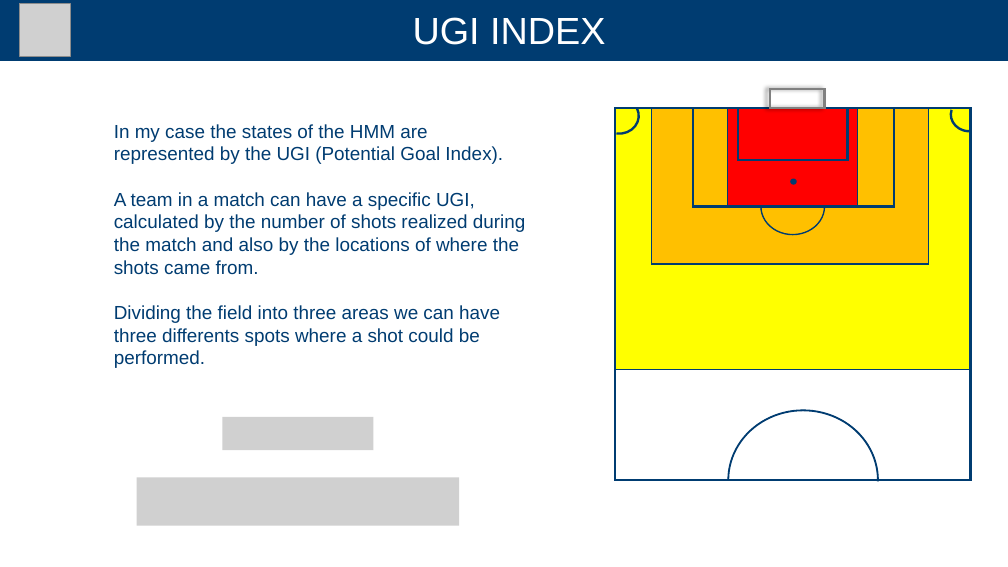
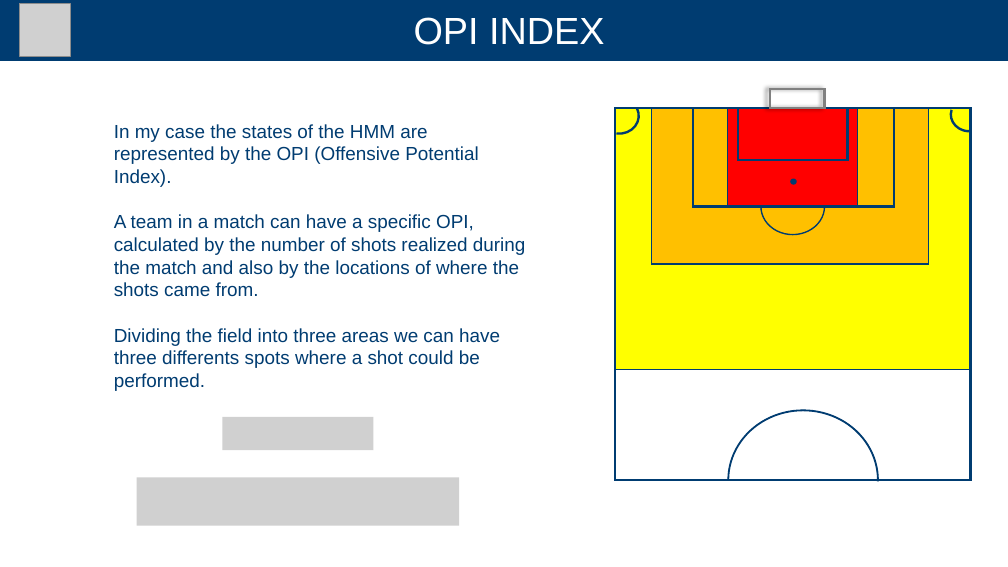
Before and after one commit to andreaTufo/FootballBettingDetectionSystem, a slide deck: slide 6 of presentation/presentation.pptx. Drawn at 1008x567 pixels with LibreOffice and Linux fonts; fonts in the diff are those of the drawing; grey boxes stand for pictures. Boxes give left, top, right and bottom in pixels: in the first picture for what was removed or moved away, otherwise in the second. Text is boxed around its words. In the diff, an @@ line names an element or a change of style, - is before the commit and + after.

```diff
--- a/presentation/presentation.pptx
+++ b/presentation/presentation.pptx
@@ title at <box>414,17,604,45</box>: text changed @@
-UGI INDEX
+OPI INDEX
@@ text at <box>114,124,526,297</box>: text changed @@
-In my case the states of the HMM are represented by the UGI (Potential Goal Index).
-A team in a match can have a specific UGI, calculated by the number of shots realized during the match and also by the locations of where the shots came from.
+In my case the states of the HMM are represented by the OPI (Offensive Potential Index).
+A team in a match can have a specific OPI, calculated by the number of shots realized during the match and also by the locations of where the shots came from.
```
Also in this commit, not shown: 6 other slides changed, 2 slides added.
